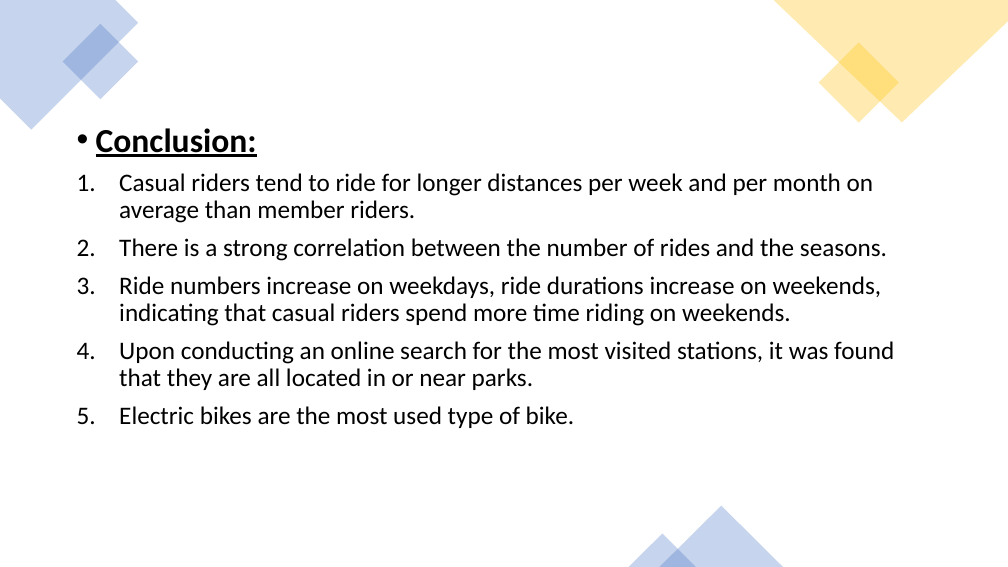
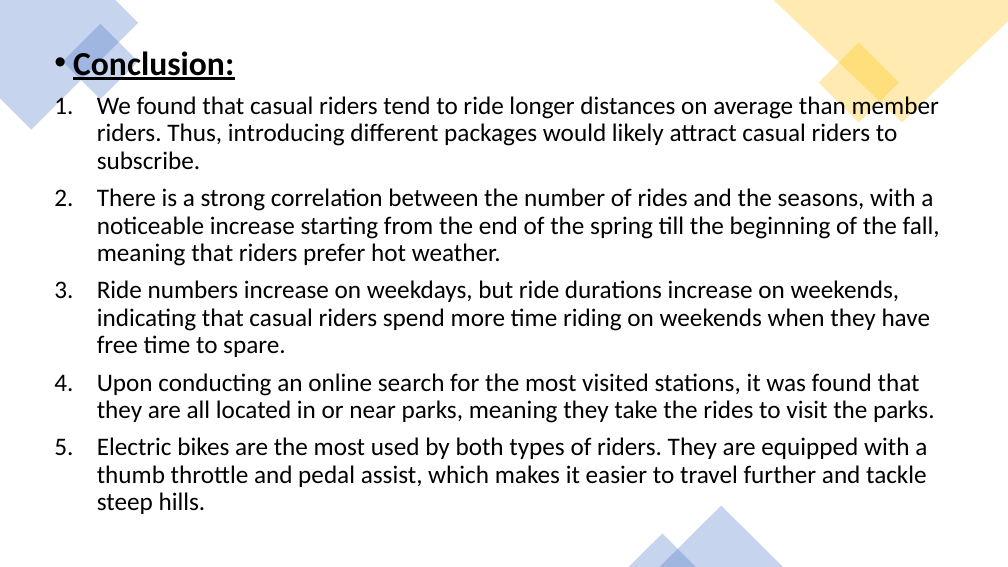
Before and after one commit to a7mdNasrr/Cyclistic-bike-share, a slide deck: slide 10 of Bike Share Presentation.pptx (slide 9 before the commit). Drawn at 1008x567 pixels with LibreOffice and Linux fonts; fonts in the diff are those of the drawing. Boxes give left, top, right and bottom in pixels: in the first picture for what was removed or moved away, otherwise in the second. Text is boxed around its words. In the diff, an @@ line names an element or a change of style, - is before the commit and + after.

```diff
--- a/Bike Share Presentation.pptx
+++ b/Bike Share Presentation.pptx
@@ text "Conclusion:": place and size @@
-text "Conclusion:" at (96, 128, 894, 428)
+text "Conclusion:" at (73, 47, 940, 514)
@@ text at (97, 94, 940, 514): text changed @@
-1. Casual riders tend to ride for longer distances per week and per month on average than member riders.
-2. There is a strong correlation between the number of rides and the seasons.
-3. Ride numbers increase on weekdays, ride durations increase on weekends, indicating that casual riders spend more time riding on weekends.
-4. Upon conducting an online search for the most visited stations, it was found that they are all located in or near parks.
-5. Electric bikes are the most used type of bike.
+1. We found that casual riders tend to ride longer distances on average than member riders. Thus, introducing different packages would likely attract casual riders to subscribe.
+2. There is a strong correlation between the number of rides and the seasons, with a noticeable increase starting from the end of the spring till the beginning of the fall, meaning that riders prefer hot weather.
+3. Ride numbers increase on weekdays, but ride durations increase on weekends, indicating that casual riders spend more time riding on weekends when they have free time to spare.
+4. Upon conducting an online search for the most visited stations, it was found that they are all located in or near parks, meaning they take the rides to visit the parks.
+5. Electric bikes are the most used by both types of riders. They are equipped with a thumb throttle and pedal assist, which makes it easier to travel further and tackle steep hills.
```
Also in this commit, not shown: 9 other slides changed, 3 slides added, 2 other files.
